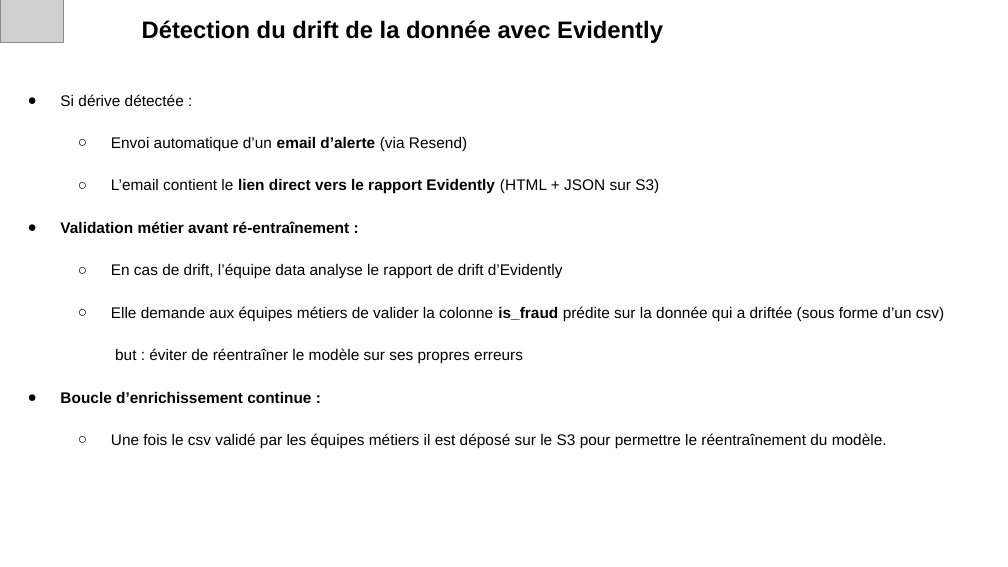
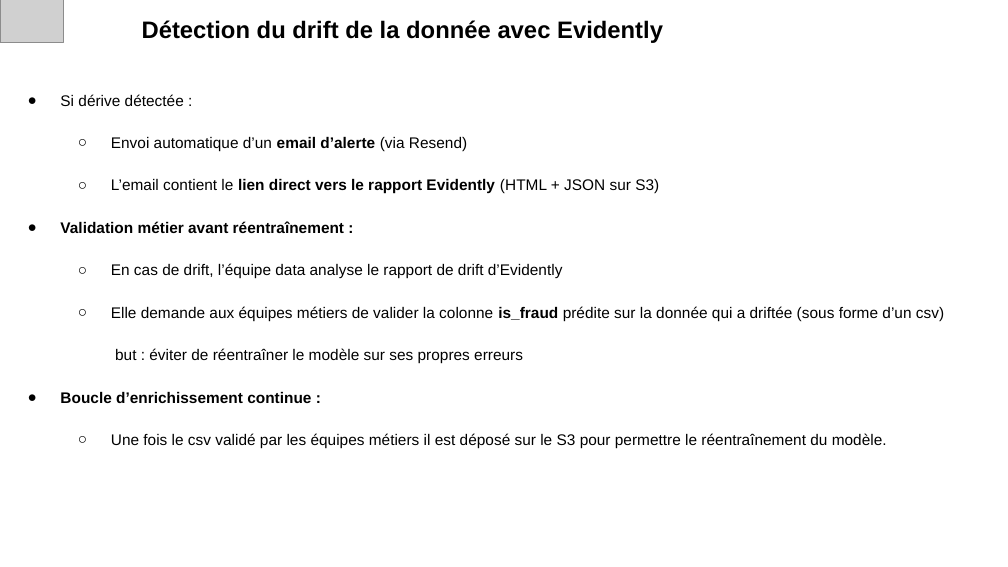
Before and after one commit to aurelienchalm/LDS_block_3_lead, a slide deck: slide 13 of LDS_Block_3_Lead.pptx. Drawn at 1008x567 pixels with LibreOffice and Linux fonts; fonts in the diff are those of the drawing; grey boxes stand for pictures. Boxes give left, top, right and bottom in pixels: in the first picture for what was removed or moved away, otherwise in the second. Text is boxed around its words. In the diff, an @@ line names an element or a change of style, - is before the commit and + after.

```diff
--- a/LDS_Block_3_Lead.pptx
+++ b/LDS_Block_3_Lead.pptx
@@ title at box(60, 221, 344, 233): text changed @@
-● Validation métier avant ré-entraînement :
+● Validation métier avant réentraînement :
```
Also in this commit, not shown: 4 other slides changed.
